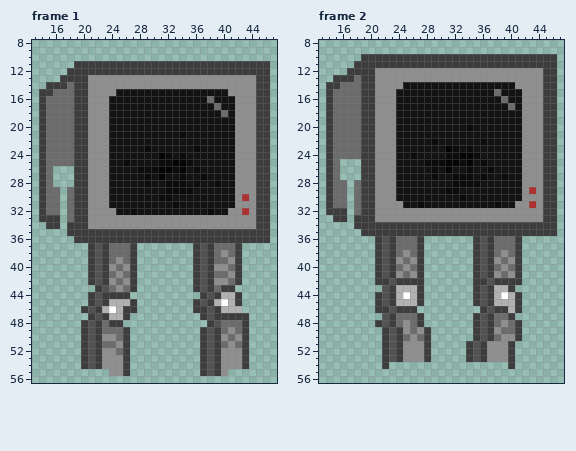
Edited in one commit: animated GIF sprite (Sprites/_PLAYER/Armless/bot_jump.gif). Above: the version before the commit.
The file is 64x64 pixels, 7 frames. Colours within 5 levels of each other are drawn and written as one. Shown: frame 1: x 13..47, y 8..56; frame 2: x 13..47, y 8..56. The commit also changed other frames, which this record leaves out.
Now the later version:
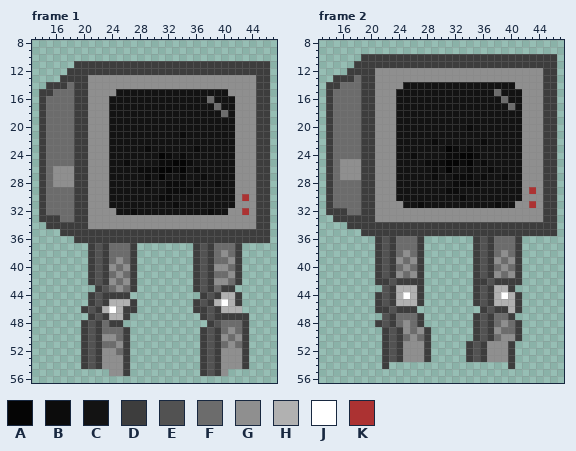
Palette (. is transparent): A #050505  B #0c0c0c  C #131313  D #3d3d3d  E #525252  F #6c6c6c  G #8f8f8f  H #b1b1b1  J #ffffff  K #ac3232
What changed:
Frame 1:
y 26..28: x 16..18 ... -> GGG
y 29..33: x 17 . -> F
y 34..35: x 17 . -> D
Frame 2:
y 25..27: x 16..18 ... -> GGG
y 28..32: x 17 . -> F
y 33..34: x 17 . -> D
Where, in picture pixels (left, top, right, bottom), the same in both pictures:
added: (53, 166, 74, 236)
added: (340, 159, 361, 229)
